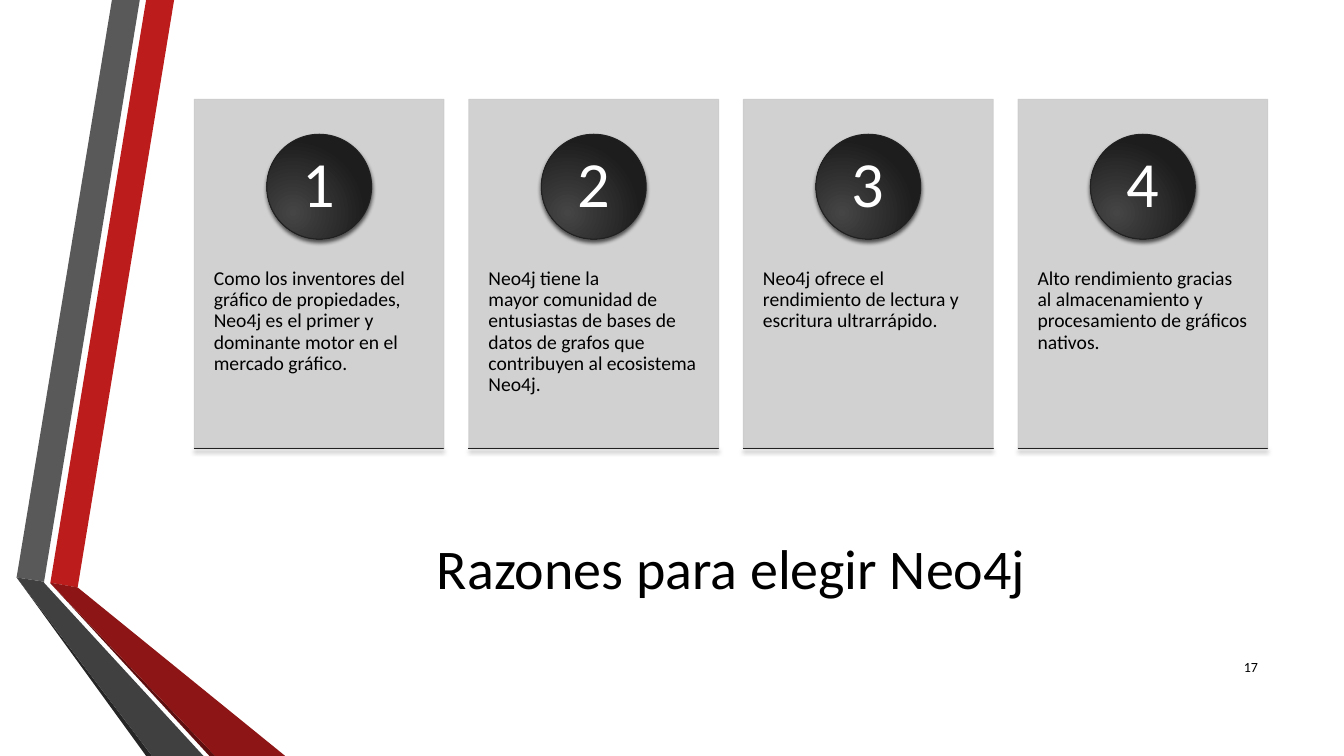
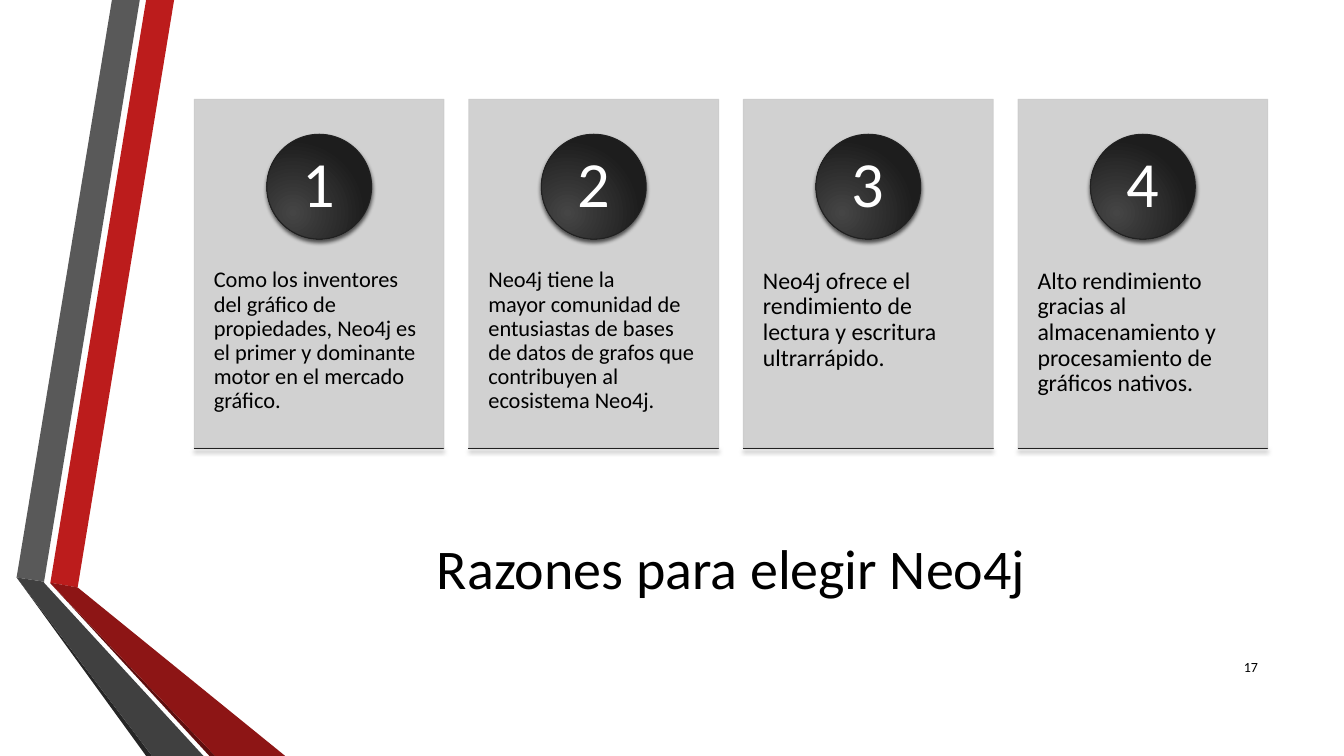
Before and after one commit to liobouchan/Neo4JToDoAWorkShop, a slide deck: slide 17 of Slides/1. Neo4j Intro.pptx. Drawn at 1344x756 pixels with LibreOffice and Linux fonts; fonts in the diff are those of the drawing; background and template pictures are left out. Boxes give left, top, right and bottom in pixels: in the first picture for what was removed or moved away, otherwise in the second. Text is boxed around its words. In the diff, an @@ line names an element or a change of style, - is before the commit and + after.

```diff
--- a/Slides/1. Neo4j Intro.pptx
+++ b/Slides/1. Neo4j Intro.pptx
@@ text "Como los inventores del gráfico ..." at (214,271,416,412): size 14 to 16 pt @@
@@ text "Neo4j tiene la mayor comunidad ..." at (488,271,694,412): size 14 to 16 pt @@
@@ text "Neo4j ofrece el rendimiento de ..." at (763,272,937,370): size 14 to 17 pt; more space between paragraphs @@
@@ text "Alto rendimiento gracias al almacenamiento ..." at (1038,272,1216,395): size 14 to 17 pt; more space between paragraphs @@
```
Also in this commit, not shown: 7 other slides changed.
